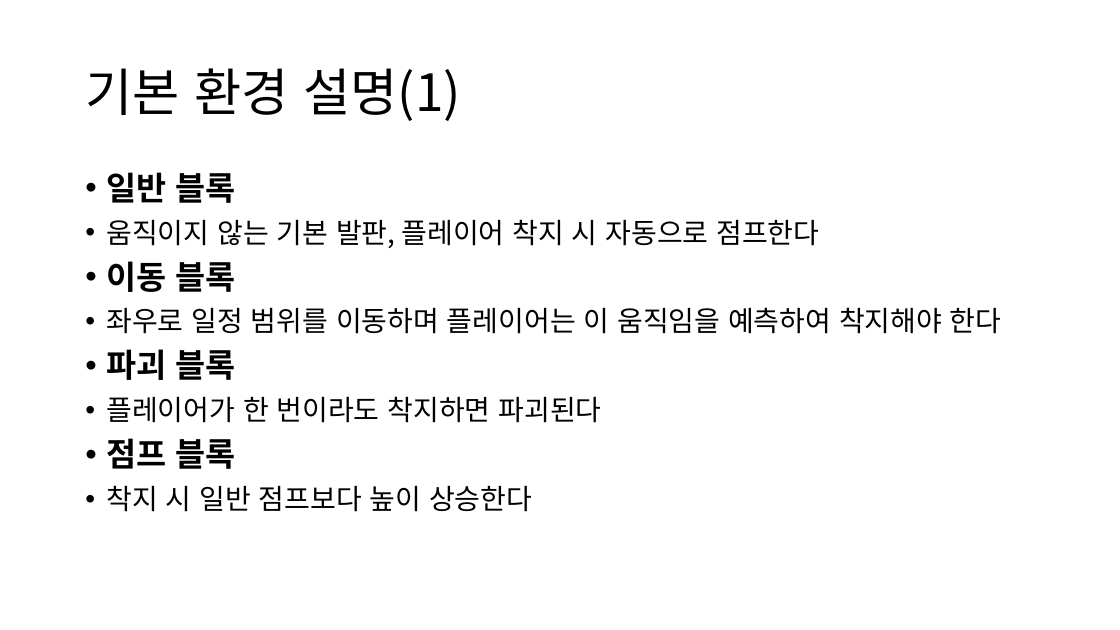
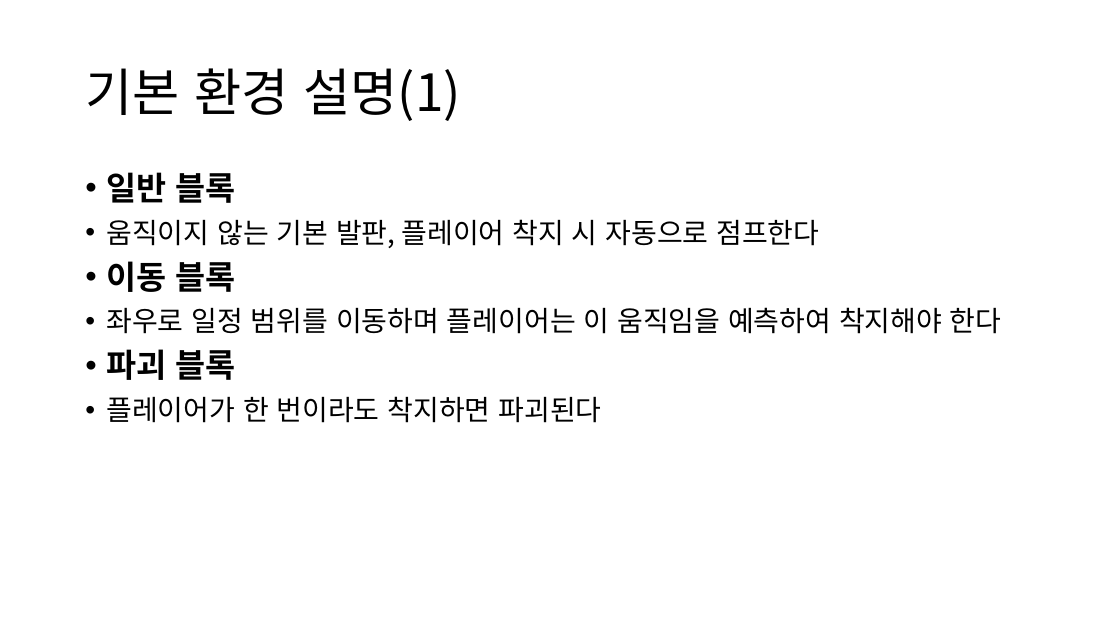
Before and after one commit to leeeehyunjoo/usingWin32, a slide deck: slide 3 of 202317067 이현주 게임 계획서(Jump! Jump!).pptx. Drawn at 1120x630 pixels with LibreOffice and Linux fonts; fonts in the diff are those of the drawing. Boxes give left, top, right and bottom in pixels: in the first picture for what was removed or moved away, otherwise in the second. Text is boxed around its words. In the diff, an @@ line names an element or a change of style, - is before the commit and + after.

```diff
--- a/202317067 이현주 게임 계획서(Jump! Jump!).pptx
+++ b/202317067 이현주 게임 계획서(Jump! Jump!).pptx
@@ text at [106,438,532,512]: paragraphs removed @@
-• 점프 블록
-• 착지 시 일반 점프보다 높이 상승한다
```
Also in this commit, not shown: 1 other file.
